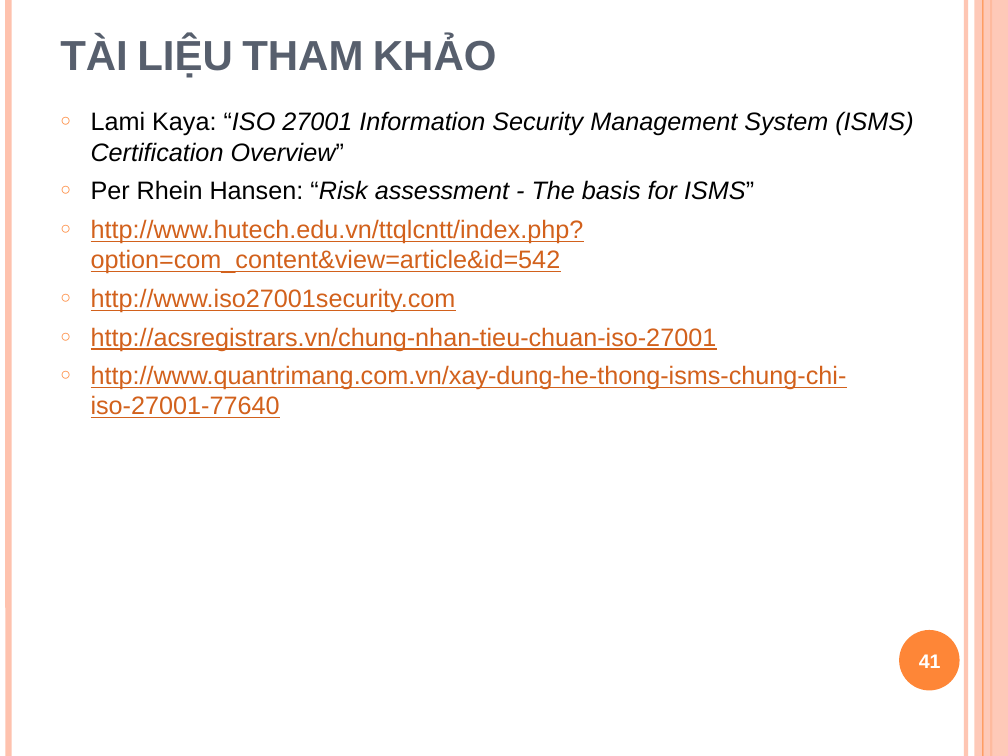
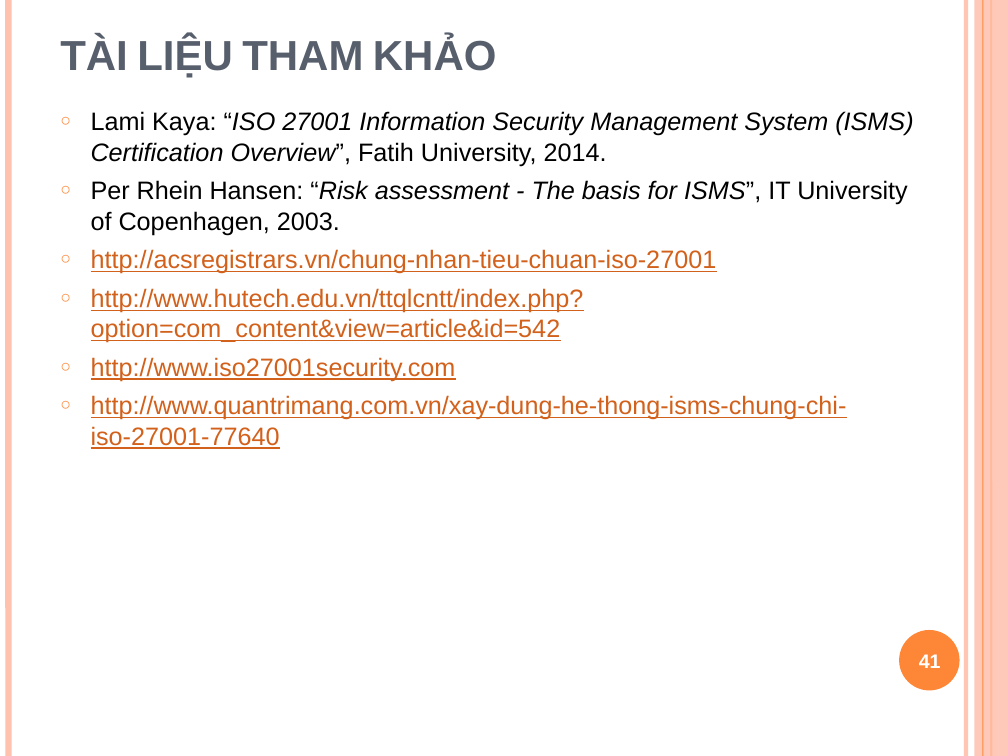
Before and after one commit to Alex7Huynh/iss-g5, a slide deck: slide 41 of ISMS/w6_Minh_Toan_ISMS.pptx. Drawn at 1008x756 pixels with LibreOffice and Linux fonts; fonts in the diff are those of the drawing. Boxes give left, top, right and bottom in pixels: in the first picture for what was removed or moved away, otherwise in the second. Text is boxed around its words. In the diff, an @@ line names an element or a change of style, - is before the commit and + after.

Commit message:
Update ISMS slide.

```diff
--- a/ISMS/w6_Minh_Toan_ISMS.pptx
+++ b/ISMS/w6_Minh_Toan_ISMS.pptx
@@ text at (91, 111, 913, 274): text changed; italic off @@
-○ Lami Kaya: “ISO 27001 Information Security Management System (ISMS) Certification Overview”
-○ Per Rhein Hansen: “Risk assessment - The basis for ISMS”
+○ Lami Kaya: “ISO 27001 Information Security Management System (ISMS) Certification Overview”, Fatih University, 2014.
+○ Per Rhein Hansen: “Risk assessment - The basis for ISMS”, IT University of Copenhagen, 2003.
+○ http://acsregistrars.vn/chung-nhan-tieu-chuan-iso-27001
@@ text at (91, 327, 717, 351): paragraph removed @@
-○ http://acsregistrars.vn/chung-nhan-tieu-chuan-iso-27001
```
Also in this commit, not shown: 18 other slides changed.
